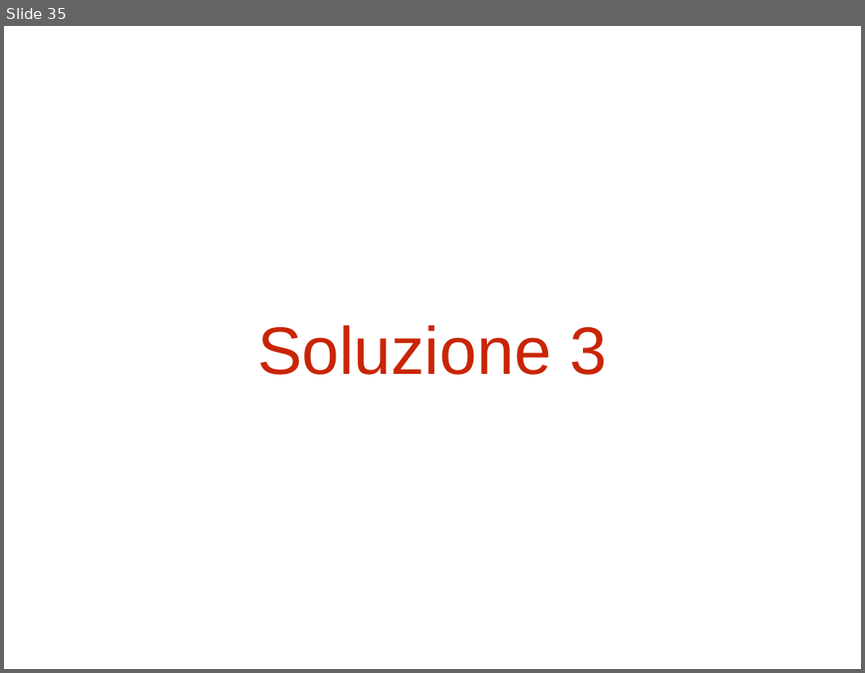
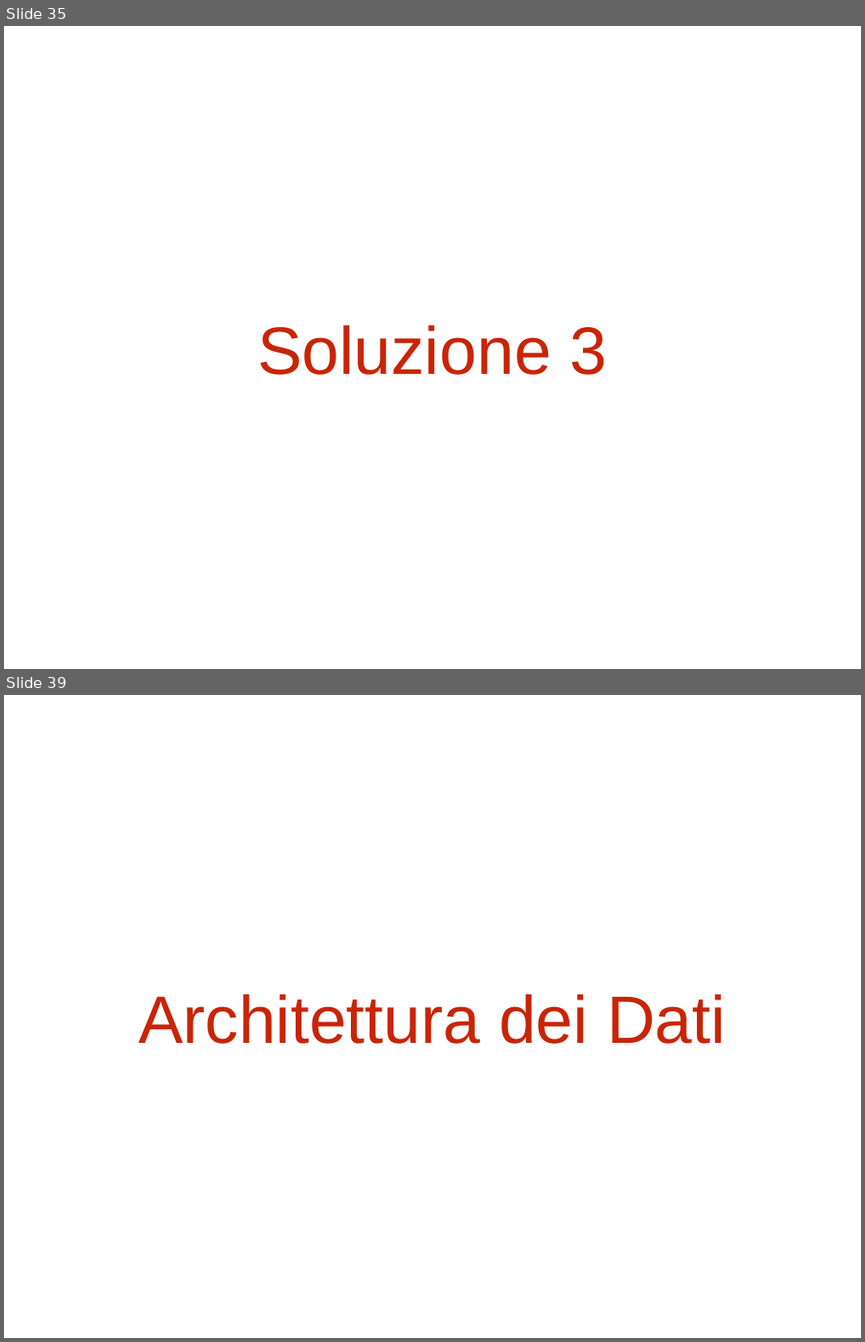
Before and after one commit to Stef23/MRVProject, a slide deck: PDF.pptx. Shown one above the other, each under a label of ours: slide 35 before the commit, slides 35 and 39 after it; the slides between them are not shown. The pictures are 865x673 and 865x1342 pixels, drawn with LibreOffice and Linux fonts; fonts in the diff are those of the drawing. Boxes give left, top, right and bottom in pixels: in the first picture for what was removed or moved away, otherwise in the second. Text is boxed around its words. In the diff, an @@ line names an element or a change of style, - is before the commit and + after.

```diff
--- a/PDF.pptx
+++ b/PDF.pptx
@@ slide 39 added at <box>4,695,861,1338</box>, background #FFFFFF @@
@@ title added at <box>138,994,726,1043</box>, 80 pt, text #C82506 @@
+Architettura dei Dati
```
Also in this commit, not shown: 7 slides changed, 21 other slides added, 2 slides removed, 5 other files.
